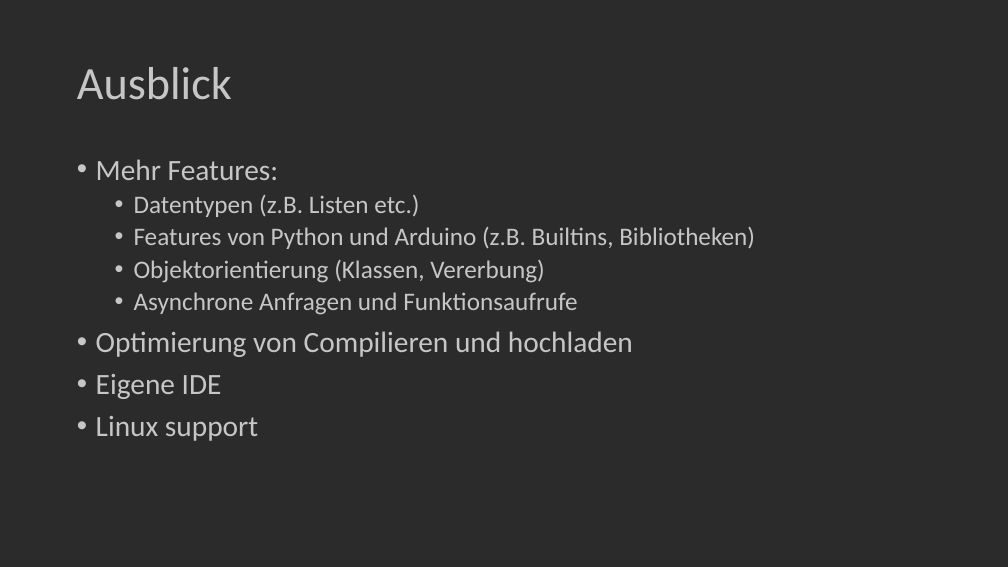
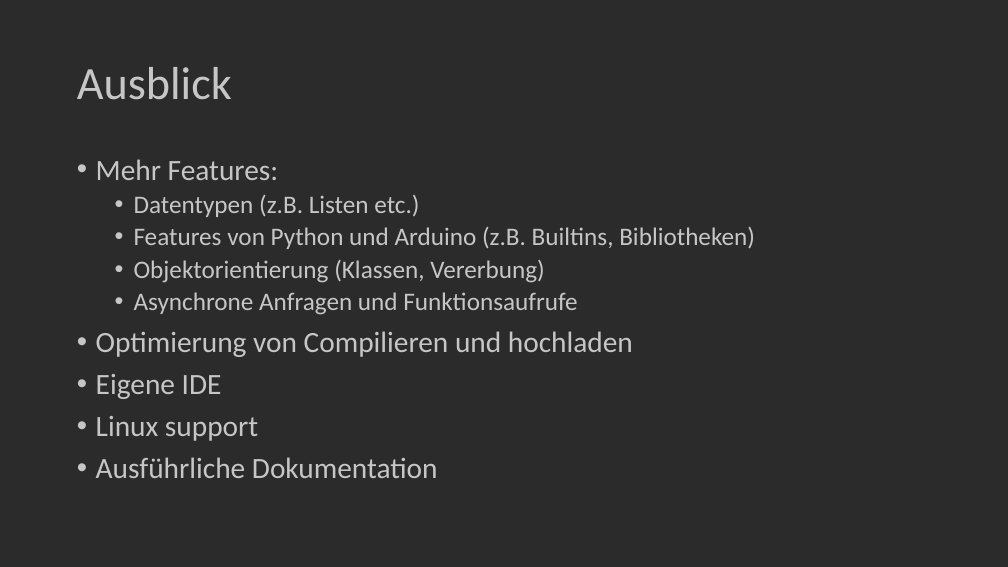
Before and after one commit to Bergschaf/Pyduino, a slide deck: slide 19 of Präsentation/Pyduino_Präsentation.pptx (slide 18 before the commit). Drawn at 1008x567 pixels with LibreOffice and Linux fonts; fonts in the diff are those of the drawing. Boxes give left, top, right and bottom in pixels: in the first picture for what was removed or moved away, otherwise in the second. Text is boxed around its words. In the diff, an @@ line names an element or a change of style, - is before the commit and + after.

```diff
--- a/Präsentation/Pyduino_Präsentation.pptx
+++ b/Präsentation/Pyduino_Präsentation.pptx
@@ text at (96, 457, 438, 478): paragraph added @@
+• Ausführliche Dokumentation
```
Also in this commit, not shown: 1 slide added.
